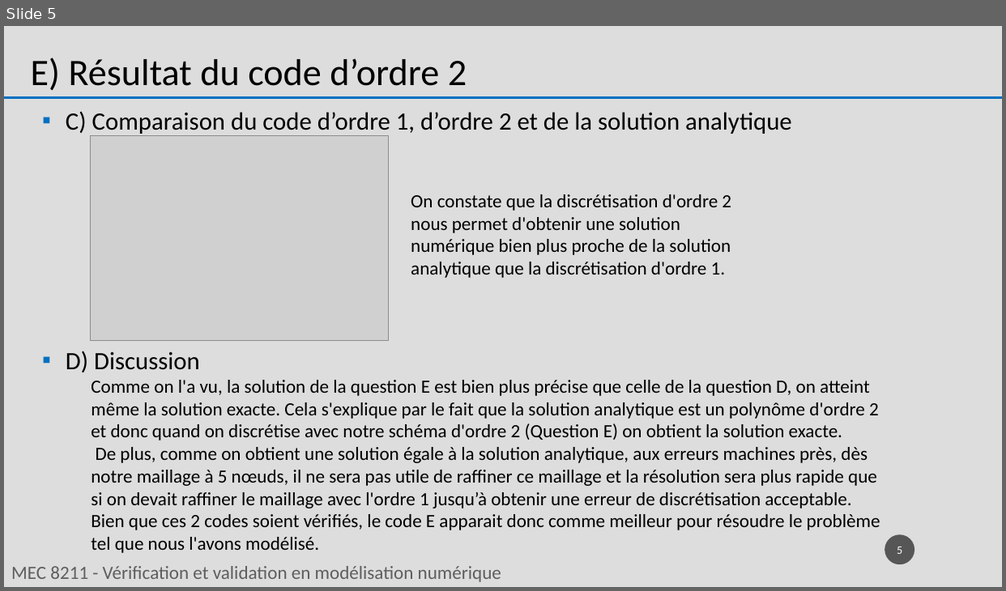
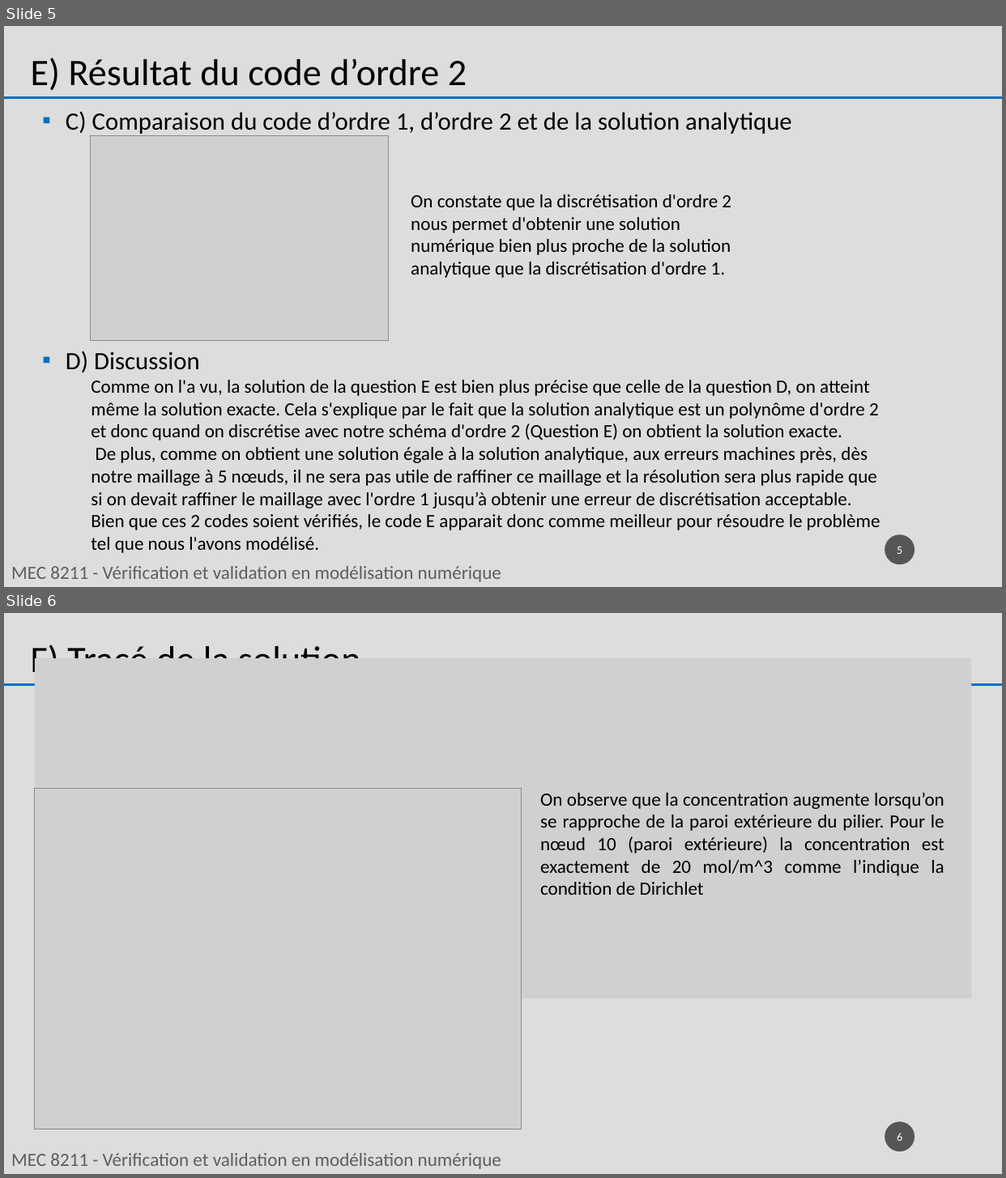
Before and after one commit to 011Jonathan/MEC8211, a slide deck: Devoir 2/doc/Devoir_2.pptx. Shown one above the other, each under a label of ours: slide 5 before the commit, slides 5 and 6 after it. The pictures are 1006x591 and 1006x1178 pixels, drawn with LibreOffice and Linux fonts; fonts in the diff are those of the drawing; grey boxes stand for pictures. Boxes give left, top, right and bottom in pixels: in the first picture for what was removed or moved away, otherwise in the second. Text is boxed around its words. In the diff, an @@ line names an element or a change of style, - is before the commit and + after.

Commit message:
Mise à jour pptx + graphique question f)

```diff
--- a/Devoir 2/doc/Devoir_2.pptx
+++ b/Devoir 2/doc/Devoir_2.pptx
@@ slide 6 added at bbox=[4, 613, 1002, 1174], background #DDDDDD @@
@@ text added at bbox=[31, 645, 361, 672], 36 pt, text #000000 @@
+F) Tracé de la solution
@@ picture added at bbox=[35, 658, 971, 999] @@
@@ line added from (4, 685) to (1002, 685), #0070C0 2.25 pt @@
@@ picture added at bbox=[35, 788, 522, 1129] @@
@@ text added at bbox=[540, 793, 944, 895], 18 pt, text #000000 @@
+On observe que la concentration augmente lorsqu’on se rapproche de la paroi extérieure du pilier. Pour le nœud 10 (paroi extérieure) la concentration est exactement de 20 mol/m^3 comme l’indique la condition de Dirichlet
@@ page number added at bbox=[885, 1122, 915, 1152], fill #1D1D1D at 70% opacity, 11 pt, text #FFFFFF @@
+6
@@ text added at bbox=[11, 1153, 501, 1169], 18 pt, text #5E5E5E @@
+MEC 8211 - Vérification et validation en modélisation numérique
```
Also in this commit, not shown: 1 other file.
